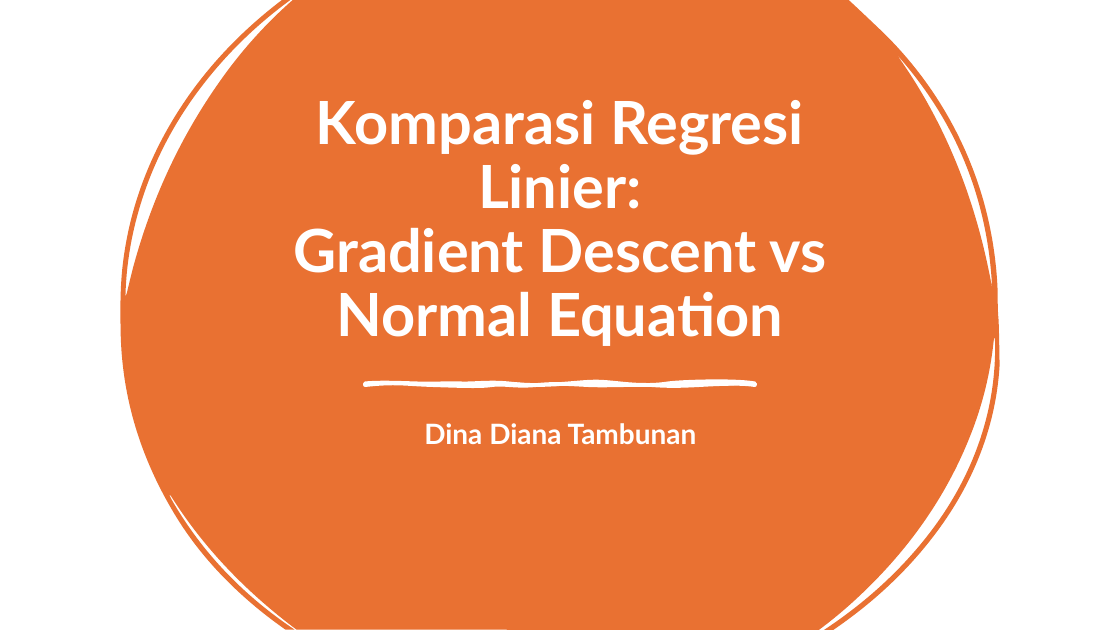
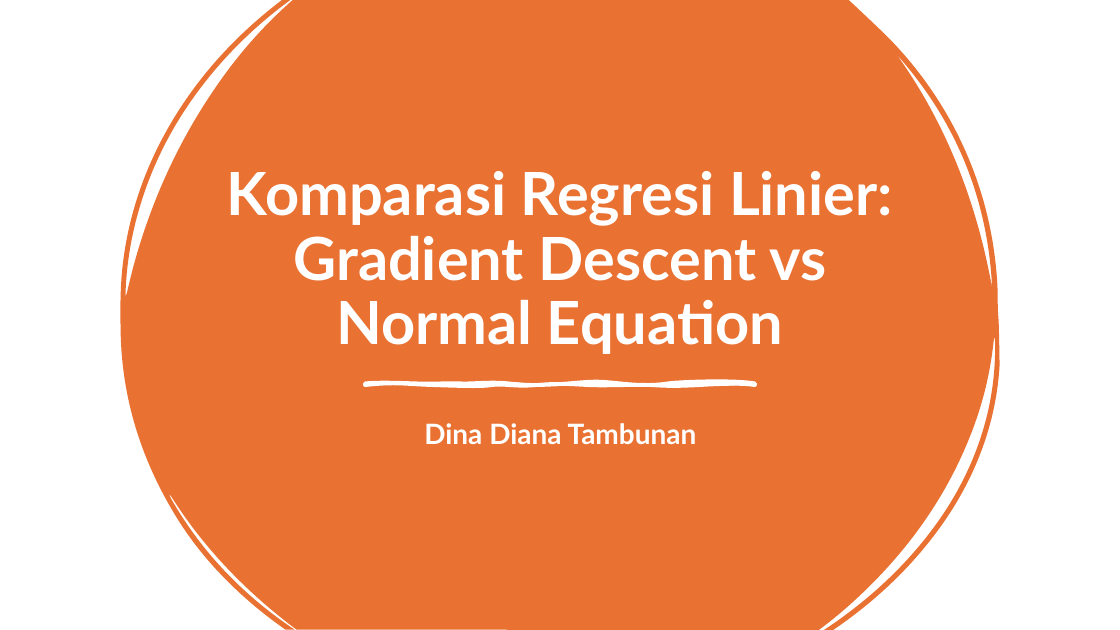
Before and after one commit to ddtambunan/DesainAlgoritmaLanjut, a slide deck: slide 1 of Slide/203012520014 _Dina Diana Tambunan_Slide.pptx. Drawn at 1120x630 pixels with LibreOffice and Linux fonts; fonts in the diff are those of the drawing. Boxes give left, top, right and bottom in pixels: in the first picture for what was removed or moved away, otherwise in the second. Text is boxed around its words. In the diff, an @@ line names an element or a change of style, - is before the commit and + after.

```diff
--- a/Slide/203012520014 _Dina Diana Tambunan_Slide.pptx
+++ b/Slide/203012520014 _Dina Diana Tambunan_Slide.pptx
@@ title "Komparasi Regresi Linier: Gradient Descent ..." rewrapped from box(294, 100, 827, 346) to box(227, 171, 893, 354) @@
```
Also in this commit, not shown: 4 other slides changed.
